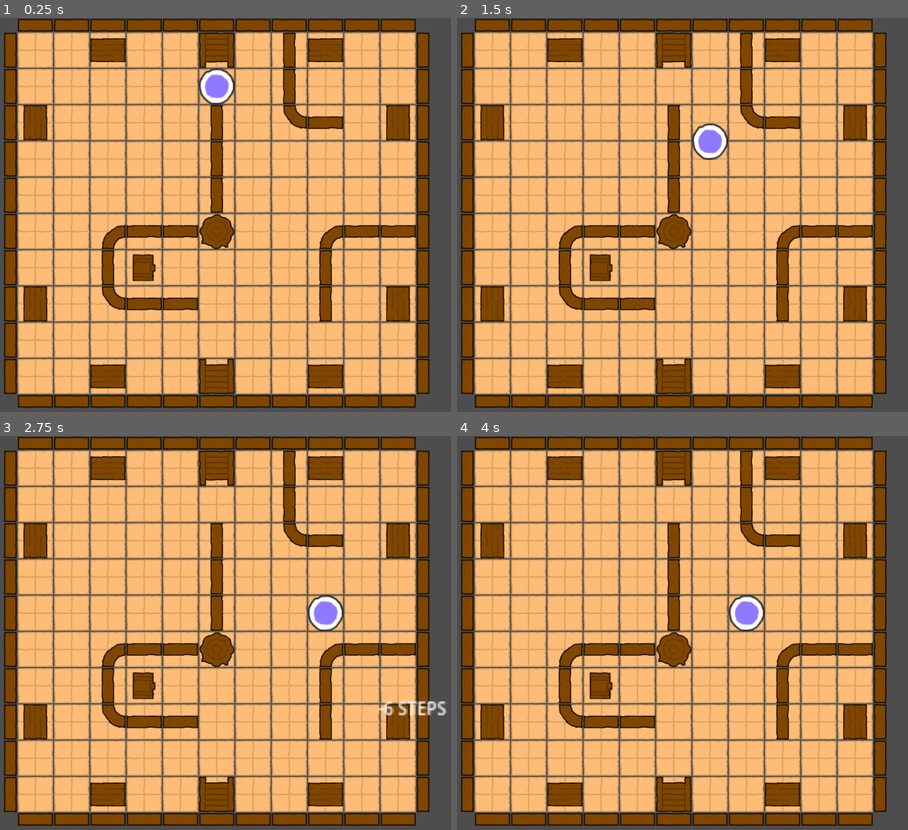
Above: before the commit, frames 1-4 (two rows, left to right).
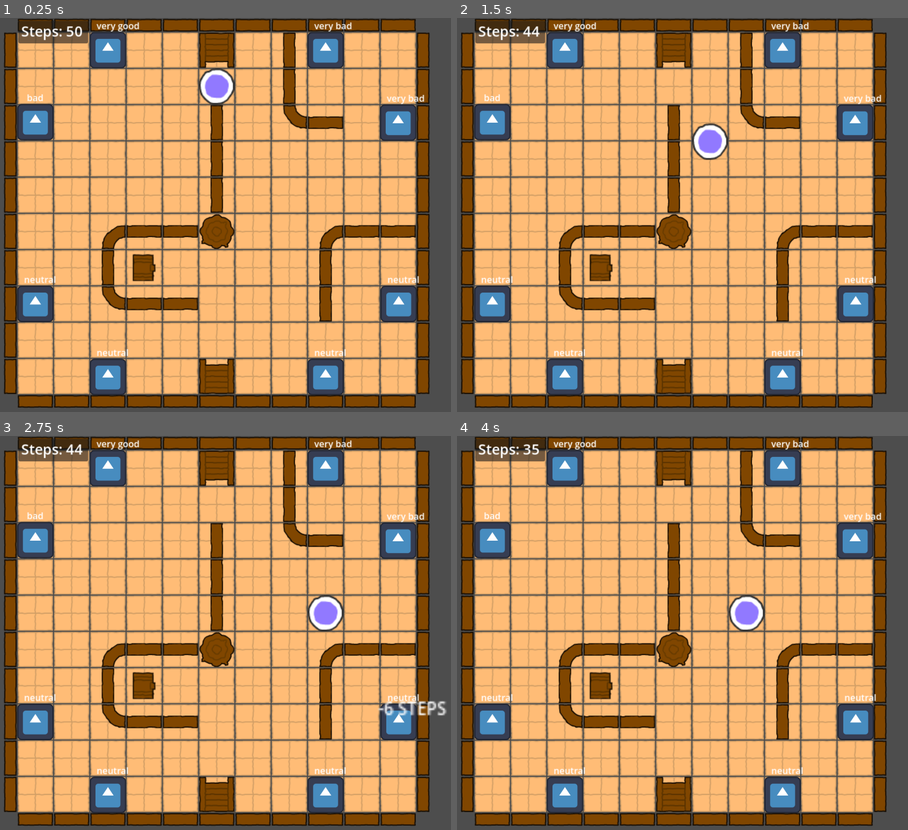
Above: after the commit, the same moments.

Repository: kbendrick/DJK_Project
Game: Godot game, scene res://Scenes/world.tscn
Same seed, same stepped clock (60 frames per second), same inputs: the game is played once before the commit and once after it. The engine's default icon, where the game draws it, is replaced by a stand-in: a white triangle on a blue panel in a dark square.
Inputs (mouse positions are in pixels of both pictures, inside the frame that each line leads up to):
- Up to frame 1 (0.25 s): no input
- Up to frame 2 (1.5 s): tap Enter at 0.5 s; move the mouse to (781, 195) at 0.52 s; click (781, 195) at 0.67 s; drag from (574, 234) to (646, 293) at 1.27 s
- Up to frame 3 (2.75 s): move the mouse to (266, 546) at 2.02 s; click (266, 546) at 2.17 s
- Up to frame 4 (4 s): drag from (646, 711) to (524, 573) at 2.77 s; tap Space at 3.5 s; move the mouse to (822, 692) at 3.52 s; click (822, 692) at 3.67 s

The runs differ from the first frame. In frame 1, 7.3% of the frame differs, in the area x 3-95%, y 0-96%; in frame 2, 7.3%; in frame 3, 7.2%; in frame 4, 7.3%.

Commit message:
Added a shelf layout node with script to generate shelves

Diff:
--- /dev/null
+++ b/Scenes/bookshelf.gd
@@ -0,0 +1,6 @@
+extends Area2D
+
+@onready var state_label: Label = $StateLabel
+
+func set_state(state: String):
+	state_label.text = state
--- /dev/null
+++ b/Scenes/bookshelf.tscn
@@ -0,0 +1,27 @@
+[gd_scene format=3 uid="uid://dtis2o3rk78xa"]
+
+[ext_resource type="Script" uid="uid://70ahirmmeei1" path="res://Scenes/bookshelf.gd" id="1_tgqcj"]
+[ext_resource type="Texture2D" uid="uid://c2slme5udoag2" path="res://icon.svg" id="1_y1qin"]
+
+[sub_resource type="RectangleShape2D" id="RectangleShape2D_tgqcj"]
+size = Vector2(128, 128)
+
+[node name="Bookshelf" type="Area2D" unique_id=761871019]
+script = ExtResource("1_tgqcj")
+
+[node name="Sprite2D" type="Sprite2D" parent="." unique_id=1069851148]
+scale = Vector2(0.5, 0.5)
+texture = ExtResource("1_y1qin")
+
+[node name="CollisionShape2D" type="CollisionShape2D" parent="." unique_id=835802618]
+scale = Vector2(0.5, 0.5)
+shape = SubResource("RectangleShape2D_tgqcj")
+
+[node name="StateLabel" type="Label" parent="." unique_id=771052152]
+offset_left = -20.0
+offset_top = -55.0
+offset_right = 20.0
+offset_bottom = -32.0
+text = "Test"
+horizontal_alignment = 1
+vertical_alignment = 1
--- /dev/null
+++ b/Scenes/bookshelves_setup.gd
@@ -0,0 +1,46 @@
+extends Node2D
+
+#drag bookshelf scene into inspector
+@export var bookshelf: PackedScene
+@onready var shelves_layout: Node2D = $ShelvesLayout
+
+var shelves: Array[Area2D] = []
+
+# Random number generation. Could use some sort of seed implementation to check on consistent results?
+var rng = RandomNumberGenerator.new()
+
+
+func setup ():
+
+	#catch for failing to attach a bookshelf scene
+	if bookshelf == null:
+		push_warning("No Bookshelf Scene Assigned")
+		return
+
+	#check how many markers there are and then
+	#create a shelf at each marker
+	for marker in shelves_layout.get_children():
+		var shelf: Area2D = (bookshelf.instantiate())
+		add_child(shelf)
+		shelves.append(shelf)
+
+		shelf.global_position = marker.global_position
+
+	#get the state of the shelves
+	var shelf_states: Array = set_shelves(shelves.size())
+
+	for i in shelves.size():
+		shelves[i].set_state(shelf_states[i])
+
+func set_shelves(marker_count: int) -> Array:
+
+	# Introduces five possible states of shelves with relative weights below, then initializes array for shelf states
+	var possible_states = ["very bad", "bad", "neutral", "good", "very good"]
+	var state_weights = PackedFloat32Array([0.25, 0.5, 1, 0.5, 0.25])
+	var shelf_states = []
+
+	# For loops to append a shelf state for every marker in a room with rand_weighted
+	for marker in range(marker_count):
+		shelf_states.append(possible_states[rng.rand_weighted(state_weights)])
+
+	return shelf_states
--- /dev/null
+++ b/Scenes/bookshelves_setup.tscn
@@ -0,0 +1,6 @@
+[gd_scene format=3 uid="uid://dmt6dts73gxu5"]
+
+[ext_resource type="Script" uid="uid://cqhw0vdb38y5b" path="res://Scenes/bookshelves_setup.gd" id="1_qxvp5"]
+
+[node name="BookshelvesSetup" type="Node2D" unique_id=1502581714]
+script = ExtResource("1_qxvp5")
--- /dev/null
+++ b/Scenes/hud.gd
@@ -0,0 +1 @@
+extends Control
--- a/Scenes/world.tscn
+++ b/Scenes/world.tscn
@@ -4,6 +4,8 @@
 [ext_resource type="Texture2D" uid="uid://b45l540ffqse0" path="res://Assets/kenney_scribble-dungeons/Tilesheet/tilesheet.png" id="2_8j60k"]
 [ext_resource type="PackedScene" uid="uid://c2ompdjhg2sef" path="res://Scenes/player.tscn" id="2_fj7yv"]
 [ext_resource type="Script" uid="uid://c7lyov4b2v7nb" path="res://Scenes/grid_display.gd" id="4_8j60k"]
+[ext_resource type="PackedScene" uid="uid://dmt6dts73gxu5" path="res://Scenes/bookshelves_setup.tscn" id="5_fo5ed"]
+[ext_resource type="PackedScene" uid="uid://dtis2o3rk78xa" path="res://Scenes/bookshelf.tscn" id="6_5ukr8"]
 
 [sub_resource type="TileSetAtlasSource" id="TileSetAtlasSource_8j60k"]
 texture = ExtResource("2_8j60k")
@@ -281,42 +283,18 @@
 tile_map_data = PackedByteArray("AAAKAA4AAAAKAAAAAAALAA4AAAAKAAAAAAAMAA4AAAAKAAAAAAANAA4AAAAKAAAAAAAJAA4AAAAKAAAAAAAIAA …(1088 unchanged characters)…
 tile_set = SubResource("TileSet_wxlpg")
 
-[node name="ShelfMarker1" type="Marker2D" parent="TileMaps" unique_id=2082047047]
-position = Vector2(736, 288)
-
-[node name="ShelfMarker2" type="Marker2D" parent="TileMaps" unique_id=402342906]
-position = Vector2(864, 416)
-
-[node name="ShelfMarker3" type="Marker2D" parent="TileMaps" unique_id=175618755]
-position = Vector2(865, 736)
-
-[node name="ShelfMarker4" type="Marker2D" parent="TileMaps" unique_id=91521842]
-position = Vector2(736, 865)
-
-[node name="ShelfMarker5" type="Marker2D" parent="TileMaps" unique_id=1327914632]
-position = Vector2(352, 865)
-
-[node name="ShelfMarker6" type="Marker2D" parent="TileMaps" unique_id=1067970425]
-position = Vector2(224, 736)
-
-[node name="ShelfMarker7" type="Marker2D" parent="TileMaps" unique_id=1778433559]
-position = Vector2(224, 415)
-
-[node name="ShelfMarker8" type="Marker2D" parent="TileMaps" unique_id=731602610]
-position = Vector2(352, 288)
-
 [node name="Player" parent="." unique_id=248361860 instance=ExtResource("2_fj7yv")]
 unique_name_in_owner = true
 position = Vector2(544, 352)
 scale = Vector2(3, 3)
 
-[node name="HUD" type="CanvasLayer" parent="." unique_id=1019217993]
+[node name="Grid Debug" type="CanvasLayer" parent="." unique_id=1019217993]
 visible = false
 offset = Vector2(200, 200)
 transform = Transform2D(1, 0, 0, 1, 200, 200)
 follow_viewport_enabled = true
 
-[node name="GridDisplay" type="Control" parent="HUD" unique_id=1191424294]
+[node name="GridDisplay" type="Control" parent="Grid Debug" unique_id=1191424294]
 unique_name_in_owner = true
 layout_mode = 3
 anchors_preset = 0
@@ -324,15 +302,15 @@
 offset_bottom = 40.0
 script = ExtResource("4_8j60k")
 
-[node name="MarginContainer" type="MarginContainer" parent="HUD/GridDisplay" unique_id=1761379306]
+[node name="MarginContainer" type="MarginContainer" parent="Grid Debug/GridDisplay" unique_id=1761379306]
 layout_mode = 0
 offset_right = 158.0
 offset_bottom = 40.0
 
-[node name="PanelContainer" type="PanelContainer" parent="HUD/GridDisplay/MarginContainer" unique_id=1118841138]
+[node name="PanelContainer" type="PanelContainer" parent="Grid Debug/GridDisplay/MarginContainer" unique_id=1118841138]
 layout_mode = 2
 
-[node name="ShowGrid" type="CheckBox" parent="HUD/GridDisplay/MarginContainer/PanelContainer" unique_id=203855576]
+[node name="ShowGrid" type="CheckBox" parent="Grid Debug/GridDisplay/MarginContainer/PanelContainer" unique_id=203855576]
 layout_mode = 2
 text = "Show Grid"
 
@@ -340,4 +318,55 @@
 position = Vector2(542, 579)
 zoom = Vector2(2.3, 2.3)
 
-[connection signal="toggled" from="HUD/GridDisplay/MarginContainer/PanelContainer/ShowGrid" to="HUD/GridDisplay" method="toggle_grid_display"]
+[node name="HUD" type="Control" parent="." unique_id=1388086199]
+layout_mode = 3
+anchors_preset = 0
+offset_right = 40.0
+offset_bottom = 40.0
+
+[node name="Panel" type="Panel" parent="HUD" unique_id=1196209643]
+layout_mode = 0
+offset_left = 194.0
+offset_top = 236.0
+offset_right = 317.0
+offset_bottom = 276.0
+
+[node name="StepLabel" type="Label" parent="HUD" unique_id=896278185]
+layout_mode = 0
+offset_left = 199.0
+offset_top = 237.0
+offset_right = 312.0
+offset_bottom = 272.0
+theme_override_font_sizes/font_size = 25
+text = "STEPS: 50"
+
+[node name="BookshelvesSetup" parent="." unique_id=1502581714 instance=ExtResource("5_fo5ed")]
+bookshelf = ExtResource("6_5ukr8")
+
+[node name="ShelvesLayout" type="Node2D" parent="BookshelvesSetup" unique_id=1558690438]
+
+[node name="ShelfMarker1" type="Marker2D" parent="BookshelvesSetup/ShelvesLayout" unique_id=2082047047]
+position = Vector2(736, 288)
+
+[node name="ShelfMarker2" type="Marker2D" parent="BookshelvesSetup/ShelvesLayout" unique_id=402342906]
+position = Vector2(864, 416)
+
+[node name="ShelfMarker3" type="Marker2D" parent="BookshelvesSetup/ShelvesLayout" unique_id=175618755]
+position = Vector2(865, 736)
+
+[node name="ShelfMarker4" type="Marker2D" parent="BookshelvesSetup/ShelvesLayout" unique_id=91521842]
+position = Vector2(736, 865)
+
+[node name="ShelfMarker5" type="Marker2D" parent="BookshelvesSetup/ShelvesLayout" unique_id=1327914632]
+position = Vector2(352, 865)
+
+[node name="ShelfMarker6" type="Marker2D" parent="BookshelvesSetup/ShelvesLayout" unique_id=1067970425]
+position = Vector2(224, 736)
+
+[node name="ShelfMarker7" type="Marker2D" parent="BookshelvesSetup/ShelvesLayout" unique_id=1778433559]
+position = Vector2(224, 415)
+
+[node name="ShelfMarker8" type="Marker2D" parent="BookshelvesSetup/ShelvesLayout" unique_id=731602610]
+position = Vector2(352, 288)
+
+[connection signal="toggled" from="Grid Debug/GridDisplay/MarginContainer/PanelContainer/ShowGrid" to="Grid Debug/GridDisplay" method="toggle_grid_display"]
--- a/Scripts/node_2d.gd
+++ b/Scripts/node_2d.gd
@@ -1,10 +1,10 @@
 extends Node2D
 
+@onready var step_label: Label = $HUD/StepLabel
+@onready var player: CharacterBody2D = %Player
+@onready var bookshelves_setup: Node2D = $BookshelvesSetup
 @export var map: TileMapLayer
 var astar_grid: AStarGrid2D
-
-# Random number generation. Could use some sort of seed implementation to check on consistent results?
-var rng = RandomNumberGenerator.new()
 
 func _ready():
 	astar_grid = AStarGrid2D.new()
@@ -23,14 +23,7 @@
 	%GridDisplay.grid = astar_grid
 	%Player.setup(astar_grid)
 
-func set_shelves(marker_count):
-	# Introduces five possible states of shelves with relative weights below, then initializes array for shelf states
-	var possible_states = ["very bad", "bad", "neutral", "good", "very good"]
-	var state_weights = PackedFloat32Array([0.25, 0.5, 1, 0.5, 0.25])
-	var shelf_states = []
+	bookshelves_setup.setup()
 
-	# For loops to append a shelf state for every marker in a room with rand_weighted
-	for marker in range(marker_count):
-		shelf_states.append(possible_states[rng.rand_weighted(state_weights)])
-
-	return shelf_states
+func _physics_process(_delta: float) -> void:
+	step_label.text = "Steps: " + str(player.get_stat("steps"))
--- a/Scripts/player.gd
+++ b/Scripts/player.gd
@@ -12,6 +12,9 @@
 var cur_pt := 0
 
 @onready var step_decrement: Label = $StepDecrement
+var step_decrement_storage: int = 0
+
+@export var steps: int = 50
 
 var moving := false:
 	set(value):
@@ -101,19 +104,23 @@
 	$PathPreviz.points = move_pts
 	update_step_number_preview(move_pts.size())
 
-func update_step_number_preview (steps: int) -> void:
-	steps -= 1
+func update_step_number_preview (number_of_steps: int) -> void:
+	number_of_steps -= 1
 	if steps > 0:
 		step_decrement.visible = true
-		step_decrement.text = "-" + str(steps) + " STEPS"
+		step_decrement.text = "-" + str(number_of_steps) + " STEPS"
+		step_decrement_storage = number_of_steps
 	else:
 		step_decrement.visible = false
+		step_decrement_storage = 0
 
 func start_move():
 
 	if move_pts.is_empty():
 		return
 	step_decrement.visible = false
+	set_stat("steps", (get_stat("steps") - step_decrement_storage))
+	print("Current Number of Step: ", get_stat("steps"))
 	# A path generally begins with the cell we're
 	# already standing in.
 	cur_pt = 0
@@ -174,3 +181,12 @@
 
 	step_decrement.visible = true
 	moving = false
+
+func get_stat (stat: String) -> int:
+	if stat == "steps":
+		return steps
+	return 0
+
+func set_stat(stat: String, stat_update: int) -> void:
+	if stat == "steps":
+		steps = stat_update
Not shown, added: Scenes/bookshelf.gd.uid
Not shown, added: Scenes/bookshelves_setup.gd.uid
Not shown, added: Scenes/hud.gd.uid
